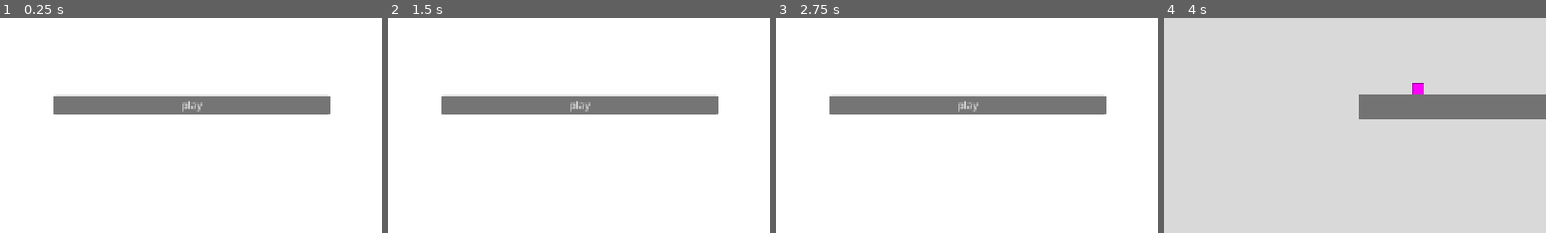
Above: before the commit, frames 1-4 (left to right).
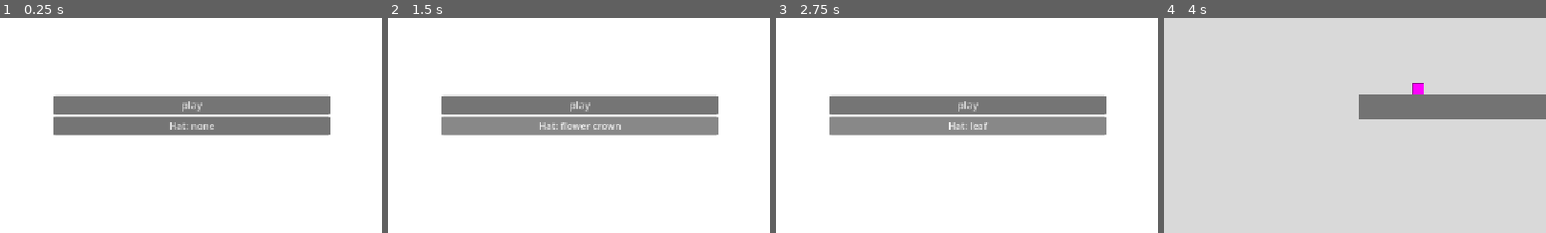
Above: after the commit, the same moments.

Repository: MiniCactus1234/Hop-Back
Game: Godot game, scene res://main_menu.tscn
The game is run twice, just before and just after one commit, with the same random seed, the same clock (stepped at 60 frames per second) and the same inputs.
Inputs (mouse positions are % of the whole screen's width and height, from its top left):
- Up to frame 1 (0.25 s): no input
- Up to frame 2 (1.5 s): click (42, 59) at 0.5 s, where only the run after the commit has a clickable "Hat: none"; click (42, 59) at 1.25 s, where only the run after the commit has a clickable "Hat: top hat"
- Up to frame 3 (2.75 s): click (42, 59) at 2 s, where only the run after the commit has a clickable "Hat: flower crown"
- Up to frame 4 (4 s): click (42, 59) at 2.75 s, where only the run after the commit has a clickable "Hat: leaf"; click "play" at 3.5 s
The pictures show only the part of the screen within x 17-67%, y 34-84%; the shares and areas given below are measured in that part.

The runs differ from the first frame. In frame 1, 6.4% of the frame differs, in the area x 14-87%, y 45-55%; in frame 2, 6.4%; in frame 3, 6.4%; in frame 4, nothing differs.

Commit message:
Hat customization

Diff:
--- a/frog.gd
+++ b/frog.gd
@@ -11,6 +11,7 @@
 @export var jump_cut_multiplier: float = 0.5
 @export var fall_limit: float = 600.0
 @export var zip_speed: float = 700.0
+@export var hats: Array[Texture2D]
 
 @onready var tongue_ray: RayCast2D = $TongueRay
 @onready var tongue: Line2D = $Tongue
@@ -22,8 +23,20 @@
 var jump_buffer_timer: float = 0.0
 
 
+
 func _ready() -> void:
 	spawn_position = global_position
+
+	if GameData.hat == 0:
+		$Hat.visible = false
+
+	elif GameData.hat <= hats.size():
+		$Hat.visible = true
+		$Hat.texture = hats[GameData.hat - 1]
+
+	else:
+		$Hat.visible = false
+
 
 
 func _physics_process(delta: float) -> void:
--- a/frog.tscn
+++ b/frog.tscn
@@ -7,8 +7,22 @@
 [sub_resource type="PlaceholderTexture2D" id="PlaceholderTexture2D_slgur"]
 size = Vector2(20, 20)
 
+[sub_resource type="PlaceholderTexture2D" id="PlaceholderTexture2D_3nay7"]
+size = Vector2(14, 8)
+
 [node name="Frog" type="CharacterBody2D" unique_id=1136025286]
 script = ExtResource("1_whe2r")
+move_speed = null
+acceleration = null
+friction = null
+jump_velocity = null
+gravity = null
+coyote_time = null
+jump_buffer_time = null
+jump_cut_multiplier = null
+fall_limit = null
+zip_speed = null
+hats = null
 
 [node name="CollisionShape2D" type="CollisionShape2D" parent="." unique_id=1800180971]
 shape = SubResource("RectangleShape2D_6ekd3")
@@ -22,3 +36,7 @@
 collide_with_areas = true
 
 [node name="Tongue" type="Line2D" parent="." unique_id=351936787]
+
+[node name="Hat" type="Sprite2D" parent="." unique_id=2005483703]
+position = Vector2(0, -14)
+texture = SubResource("PlaceholderTexture2D_3nay7")
--- /dev/null
+++ b/game_data.gd
@@ -0,0 +1,10 @@
+
+extends Node
+
+# Remembers which hat the frog has chosen
+# 0 = no hat
+# 1 = top hat
+# 2 = flower crown
+# 3 = another hat
+
+var hat: int = 0
--- a/main_menu.gd
+++ b/main_menu.gd
@@ -1,5 +1,22 @@
+
 extends Control
+
+var hat_names = [
+	"none",
+	"top hat",
+	"flower crown",
+    "leaf"
+]
 func _ready() -> void:
 	$VBoxContainer/PlayButton.pressed.connect(_on_play_button_pressed)
+	$VBoxContainer/HatButton.pressed.connect(_on_hat_button_pressed)
+	update_hat_button()
+
+
 func _on_play_button_pressed() -> void:
 	get_tree().change_scene_to_file("res://level_1.tscn")
+func _on_hat_button_pressed() -> void:
+	GameData.hat = (GameData.hat + 1) % 4
+	update_hat_button()
+func update_hat_button() -> void:
+	$VBoxContainer/HatButton.text = "Hat: " + hat_names[GameData.hat]
--- a/main_menu.tscn
+++ b/main_menu.tscn
@@ -27,3 +27,7 @@
 [node name="PlayButton" type="Button" parent="VBoxContainer" unique_id=1552749608]
 layout_mode = 2
 text = "play"
+
+[node name="HatButton" type="Button" parent="VBoxContainer" unique_id=227771701]
+layout_mode = 2
+text = "Hat: none"
--- a/project.godot
+++ b/project.godot
@@ -15,6 +15,10 @@
 run/main_scene="uid://byqnqm52y7wna"
 config/features=PackedStringArray("4.8", "GL Compatibility")
 config/icon="uid://bipg73njaqhl3"
+
+[autoload]
+
+GameData="*uid://boovoy1x3gaxm"
 
 [display]
 
Not shown, added: game_data.gd.uid
Not shown, changed: AI_USAGE.md
